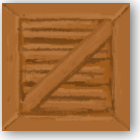
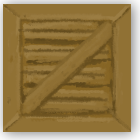
Revision of a layered w=140, h=140 image; what changed, layer by layer:
removed layer "Layer" over [6, 19, 113, 115]
painted on "Background" over [2, 3, 131, 132]
"shadow": opacity 59% → 52% over [0, 0, 140, 140]
